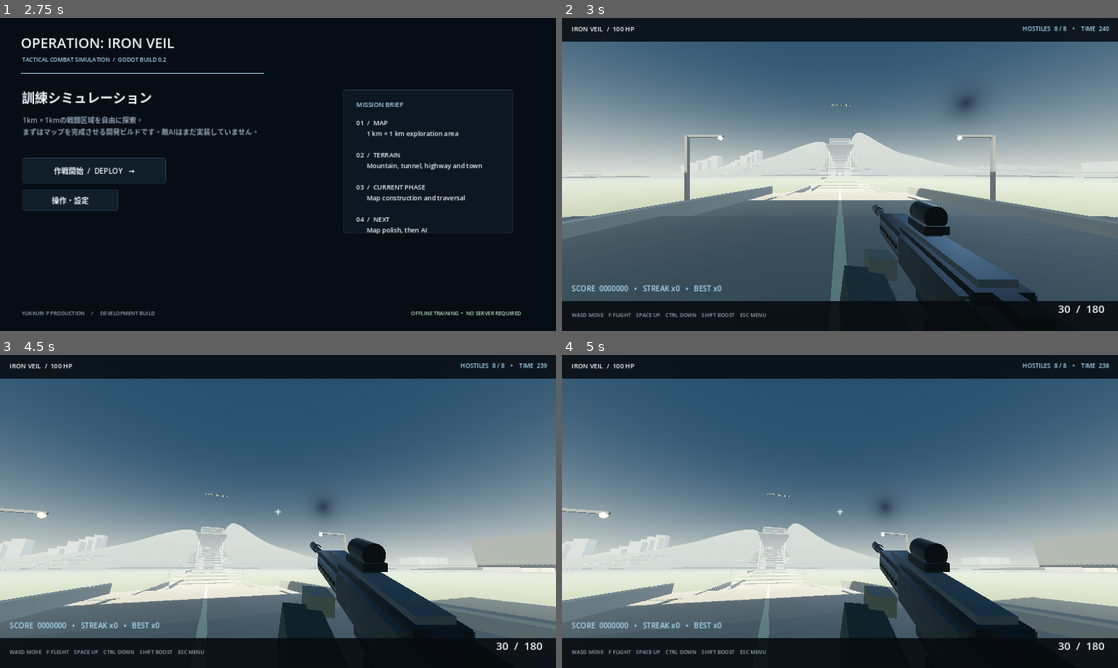
Above: before the commit, frames 1-4 (two rows, left to right).
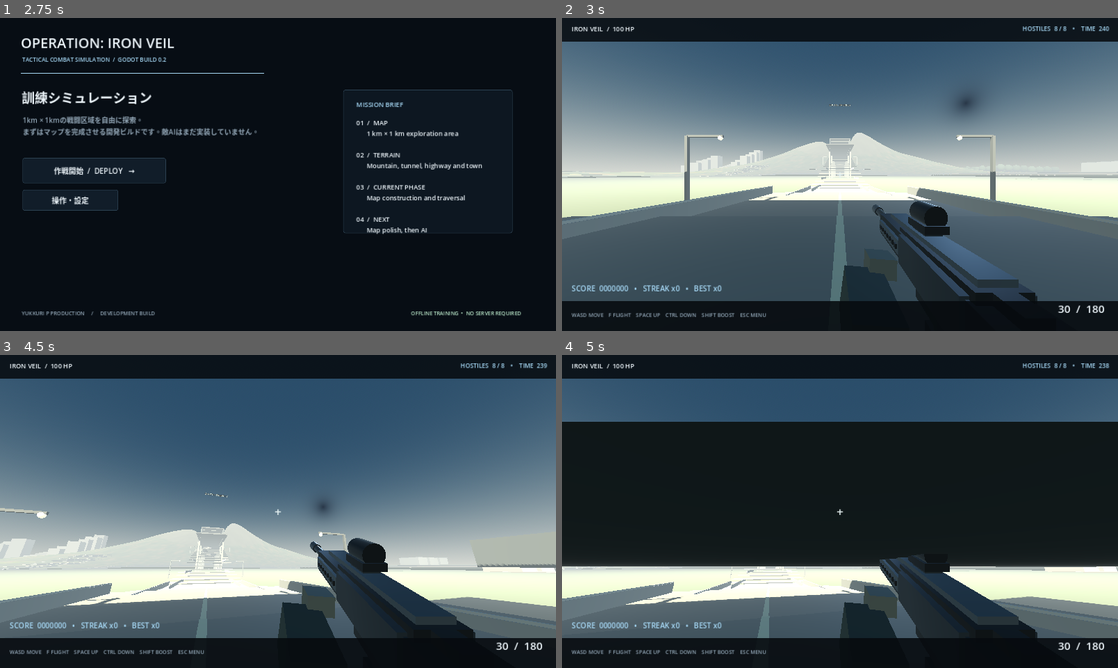
Above: after the commit, the same moments.

Repository: YukkuriP/Yukkuri-FPS2
Game: Godot game, scene res://scenes/main.tscn
The game is run twice, just before and just after one commit, with the same random seed, the same clock (stepped at 60 frames per second) and the same inputs.
Inputs (mouse positions are in pixels of both pictures, inside the frame that each line leads up to):
- Up to frame 1 (2.75 s): tap Enter at 0.5, 2.1 s; move the mouse to (400, 158) at 0.52 s; hold D 0.53-1.28 s; tap F at 0.6 s; click (400, 158) at 0.67 s; tap Space at 0.77, 1.25, 1.52 s; move the mouse to (166, 190) at 1.27 s; hold S 1.28-2.03 s; tap R at 1.35 s; move the mouse to (333, 105) at 2.02 s; hold D from 2.03 s (still down)
- Up to frame 2 (3 s): release D at 2.75 s; click "作戦開始 / DEPLOY →" at 2.75 s
- Up to frame 3 (4.5 s): tap Enter at 3.5 s; move the mouse to (250, 574) at 3.52 s; hold W from 3.53 s (still down); tap Shift at 3.6 s; click (250, 574) at 3.67 s; tap Space at 3.77, 4.25 s; move the mouse to (316, 514) at 4.27 s; hold Ctrl from 4.28 s (still down)
- Up to frame 4 (5 s): keep holding W; keep holding Ctrl; tap Space at 4.52 s

Frame 1 is identical in both runs. In frame 2, 2.4% of the frame differs, in the area x 0-100%, y 38-64%; in frame 3, 2.6%; in frame 4, 48%, in the area x 0-100%, y 21-91%.

Commit message:
Optimize terrain rendering for 8 GB RAM PCs

Diff:
--- a/scripts/main.gd
+++ b/scripts/main.gd
@@ -297,7 +297,7 @@
 	env.reflected_light_source = Environment.REFLECTION_SOURCE_BG
 	env.tonemap_mode = Environment.TONE_MAPPER_FILMIC
 	env.tonemap_exposure = 1.08
-	env.glow_enabled = true
+	env.glow_enabled = false # Low-memory preset: avoids an extra full-screen post-process buffer.
 	env.glow_intensity = 0.45
 	env.glow_strength = 0.8
 	env.glow_bloom = 0.08
@@ -312,7 +312,7 @@
 	sun.light_color = Color("#ffe3bf")
 	sun.light_energy = 1.15
 	sun.shadow_enabled = true
-	sun.directional_shadow_max_distance = 65.0
+	sun.directional_shadow_max_distance = 48.0 # Keep shadow rendering affordable on 8 GB systems.
 	world.add_child(sun)
 	var fill := DirectionalLight3D.new()
 	fill.rotation_degrees = Vector3(-18, 145, 0)
@@ -369,7 +369,7 @@
 	var indices := PackedInt32Array()
 	var colors := PackedColorArray()
 	var uvs := PackedVector2Array()
-	var resolution := 201
+	var resolution := 161 # ~26k terrain vertices instead of ~40k; still detailed at normal play distance.
 	var step := 5.0
 	var surface_noise := FastNoiseLite.new()
 	surface_noise.seed = 7419
@@ -420,8 +420,8 @@
 	detail_noise.frequency = 0.075
 	detail_noise.fractal_octaves = 3
 	var detail_texture := NoiseTexture2D.new()
-	detail_texture.width = 512
-	detail_texture.height = 512
+	detail_texture.width = 256
+	detail_texture.height = 256
 	detail_texture.seamless = true
 	detail_texture.noise = detail_noise
 	var detail_ramp := Gradient.new()
